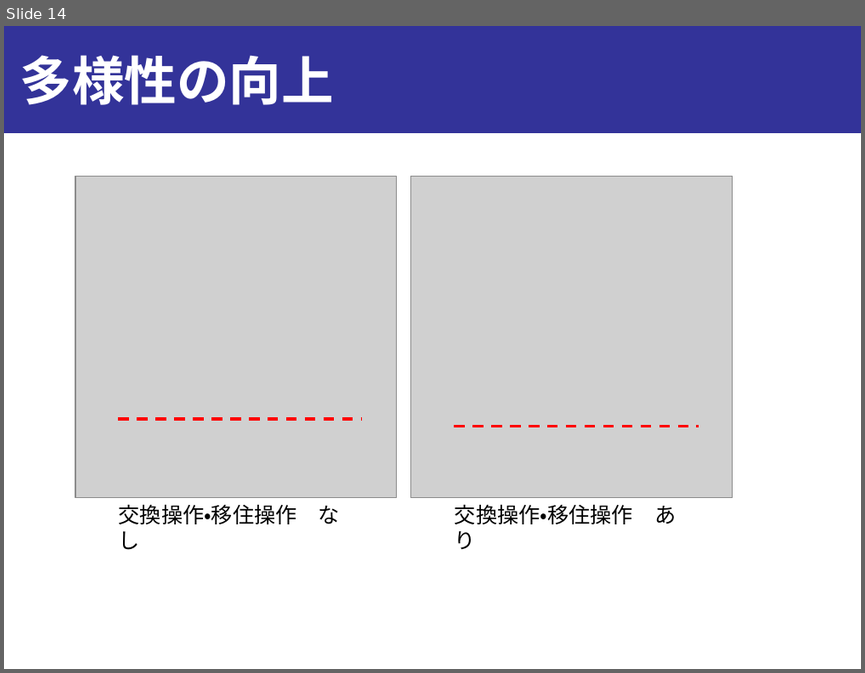
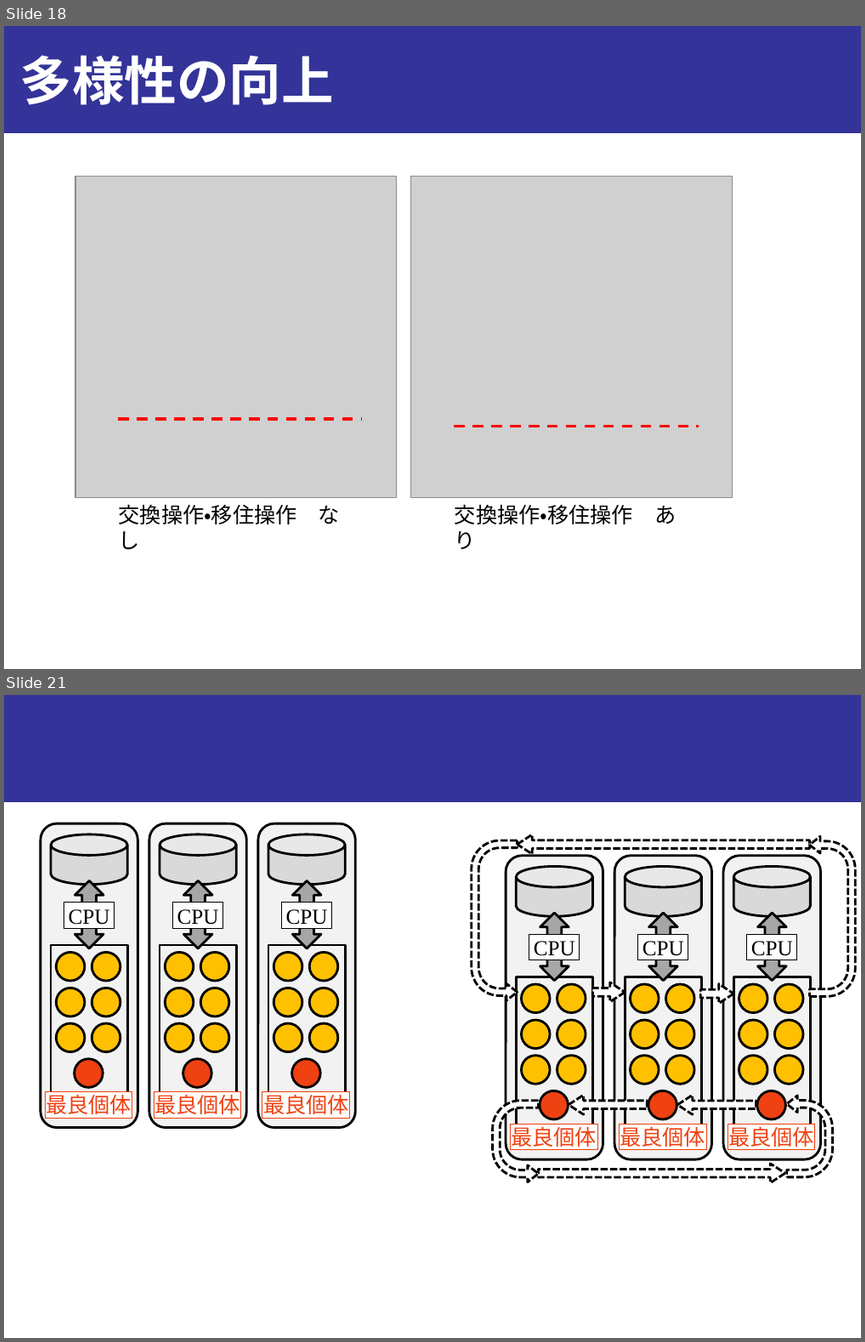
Before and after one commit to onikUone/Junior_slides, a slide deck: スライド_v1.pptx. Shown one above the other, each under a label of ours: slide 14 before the commit, slides 18 and 21 after it; the slides between them are not shown. The pictures are 865x673 and 865x1342 pixels, drawn with LibreOffice and Linux fonts; fonts in the diff are those of the drawing; grey boxes stand for pictures. Boxes give left, top, right and bottom in pixels: in the first picture for what was removed or moved away, otherwise in the second. Text is boxed around its words. In the diff, an @@ line names an element or a change of style, - is before the commit and + after.

```diff
--- a/スライド_v1.pptx
+++ b/スライド_v1.pptx
@@ slide 21 added at <box>4,695,861,1338</box>, background #FFFFFF; not listed: 1 template element that a slide beside it also shows @@
@@ uturn arrow added at <box>472,839,517,1000</box>, fill #FFFFFF, outline #000000 2 pt dashed @@
@@ left arrow added at <box>517,834,810,854</box>, fill #FFFFFF, outline #000000 2 pt dashed @@
@@ uturn arrow added at <box>810,836,855,997</box>, fill #FFFFFF, outline #000000 2 pt dashed @@
@@ left arrow added at <box>592,982,625,1002</box>, fill #FFFFFF, outline #000000 2 pt dashed @@
@@ left arrow added at <box>701,984,734,1004</box>, fill #FFFFFF, outline #000000 2 pt dashed @@
@@ group added at <box>41,823,138,1128</box>: 7 ellipses, 3 rectangles, 1 rounded rectangle, 1 cylinder, 1 up down arrow @@
+CPU
+最良個体
@@ group added at <box>149,823,247,1128</box>: 7 ellipses, 3 rectangles, 1 rounded rectangle, 1 cylinder, 1 up down arrow @@
+CPU
+最良個体
@@ group added at <box>258,823,356,1128</box>: 7 ellipses, 3 rectangles, 1 rounded rectangle, 1 cylinder, 1 up down arrow @@
+CPU
+最良個体
@@ uturn arrow added at <box>493,1100,538,1182</box>, fill #FFFFFF, outline #000000 2 pt dashed @@
@@ group added at <box>506,855,603,1159</box>: 7 ellipses, 3 rectangles, 1 rounded rectangle, 1 cylinder, 1 up down arrow @@
+CPU
+最良個体
@@ left arrow added at <box>568,1095,647,1115</box>, fill #FFFFFF, outline #000000 2 pt dashed @@
@@ group added at <box>614,855,712,1159</box>: 7 ellipses, 3 rectangles, 1 rounded rectangle, 1 cylinder, 1 up down arrow @@
+CPU
+最良個体
@@ left arrow added at <box>677,1095,756,1115</box>, fill #FFFFFF, outline #000000 2 pt dashed @@
@@ group added at <box>723,855,821,1159</box>: 7 ellipses, 3 rectangles, 1 rounded rectangle, 1 cylinder, 1 up down arrow @@
+CPU
+最良個体
@@ uturn arrow added at <box>787,1095,833,1176</box>, fill #FFFFFF, outline #000000 2 pt dashed @@
@@ left arrow added at <box>538,1163,784,1183</box>, fill #FFFFFF, outline #000000 2 pt dashed @@
@@ what was slide 14 is now slide 18 @@
```
Also in this commit, not shown: 6 slides changed, 6 other slides added, 1 slide removed.
